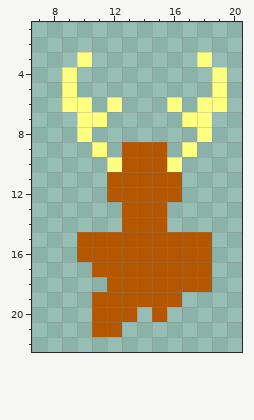
Edited in one commit: pixel-art sprite (game/images/characters/aylah/aylah_back_walk3.png). The first picture shows the starting point.
The file is 29x29 pixels. Shown: x 7..20, y 1..22.
New version:
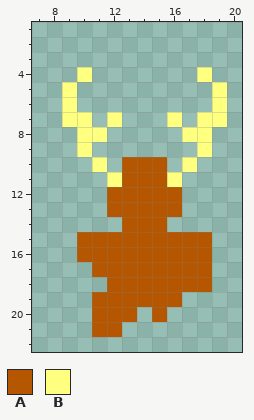
Palette (. is transparent): A #b55700  B #ffff80
The author wrote: Modified Aylah Sprites More consistent head bobbing
From old to new:
y 3: x 10 B -> .; x 18 B -> .
y 4: x 9..10 B. -> .B; x 18..19 .B -> B.
y 6: x 10 B -> .; x 12 B -> .; x 16 B -> .; x 18 B -> .
y 7: x 9 . -> B; x 11..12 B. -> .B; x 16..17 .B -> B.; x 19 . -> B
y 8: x 11 . -> B; x 17 . -> B
y 9: x 10..11 .B -> B.; x 13..15 AAA -> ...; x 17..18 B. -> .B
y 10: x 11..12 .B -> B.; x 16..17 B. -> .B
y 11: x 12 A -> B; x 16 A -> B
y 13: x 12 . -> A; x 16 . -> A
